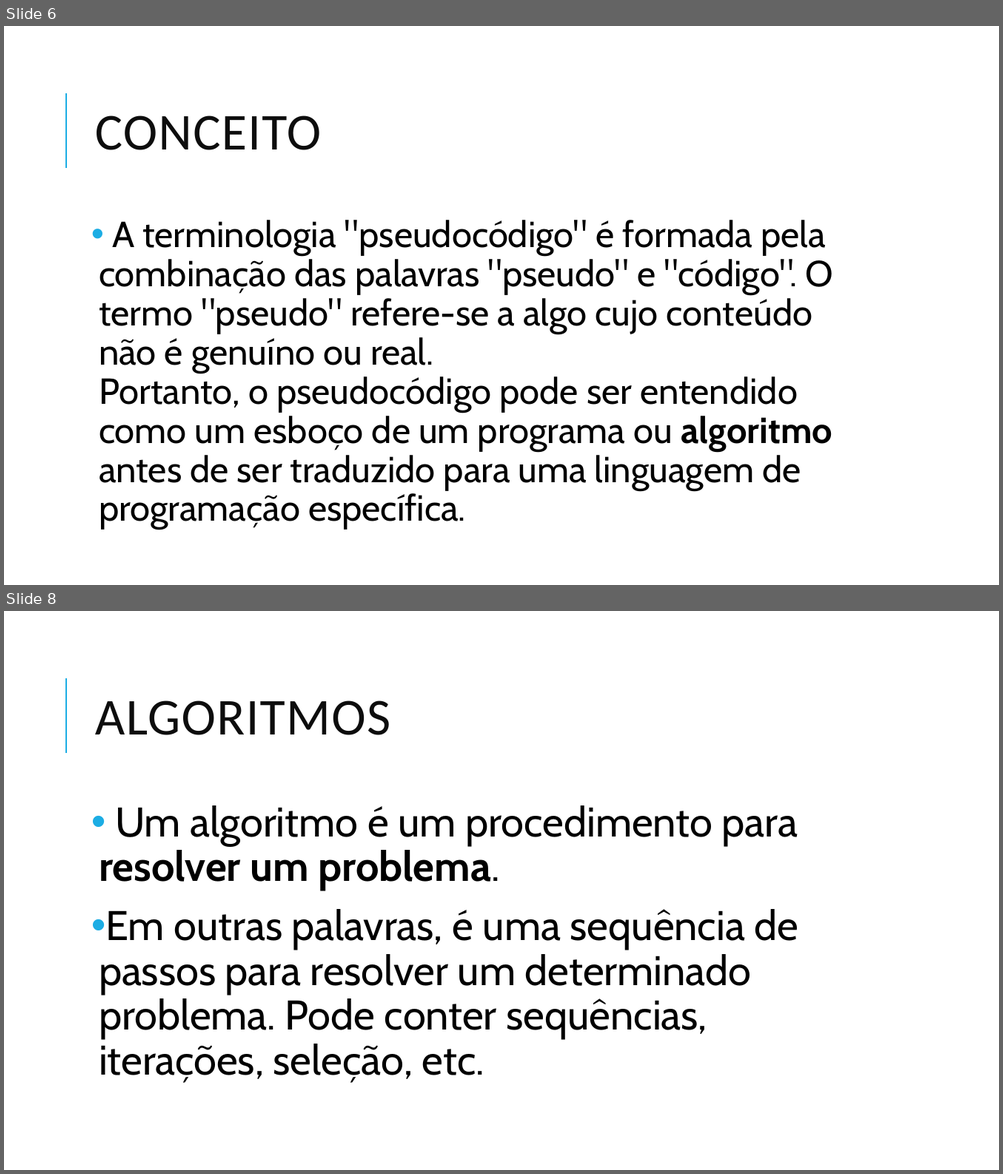
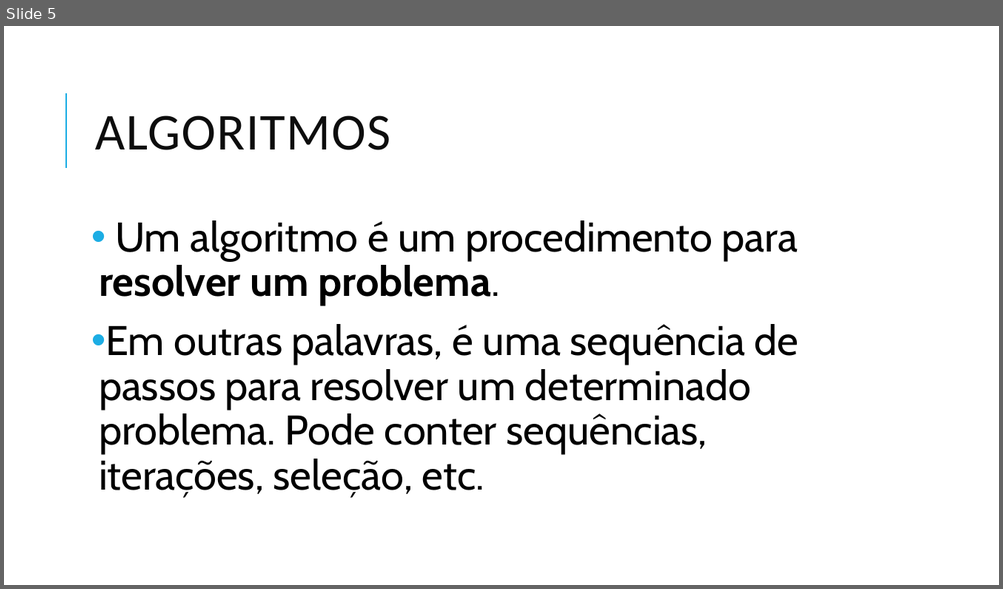
Before and after one commit to danhpaiva/una-teach-mca-202602, a slide deck: slide/teorica/01/01.raciocinio_logico_alg.pptx. Shown one above the other, each under a label of ours: slides 6 and 8 before the commit, slide 5 after it; the slides between them are not shown. The pictures are 1003x1174 and 1003x589 pixels, drawn with LibreOffice and Linux fonts; fonts in the diff are those of the drawing. Boxes give left, top, right and bottom in pixels: in the first picture for what was removed or moved away, otherwise in the second. Text is boxed around its words. In the diff, an @@ line names an element or a change of style, - is before the commit and + after.

```diff
--- a/slide/teorica/01/01.raciocinio_logico_alg.pptx
+++ b/slide/teorica/01/01.raciocinio_logico_alg.pptx
@@ slide 6 removed at (4, 26, 999, 585), background #FFFFFF; not listed: 1 template element that a slide beside it also shows @@
@@ title removed at (95, 116, 321, 150) @@
-CONCEITO
@@ text removed at (99, 220, 834, 530) @@
-• A terminologia "pseudocódigo" é formada pela combinação das palavras "pseudo" e "código". O termo "pseudo" refere-se a algo cujo conteúdo não é genuíno ou real.
-  Portanto, o pseudocódigo pode ser entendido como um esboço de um programa ou algoritmo antes de ser traduzido para uma linguagem de programação específica.
@@ what was slide 8 is now slide 5 @@
```
Also in this commit, not shown: 4 slides changed, 1 slide added, 7 other slides removed, 1 other file.
